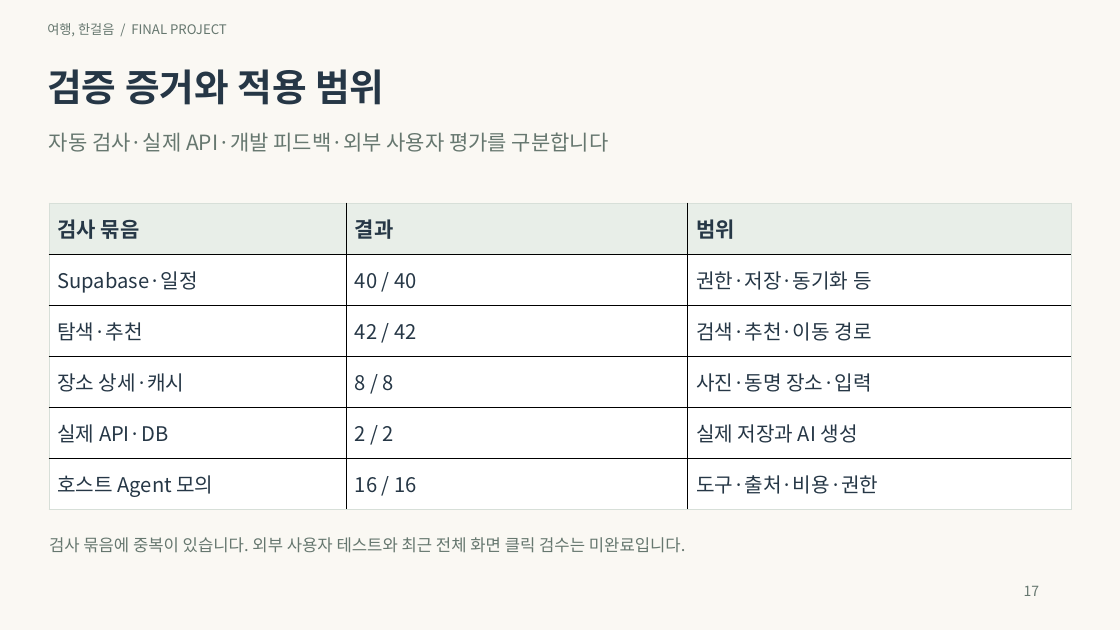
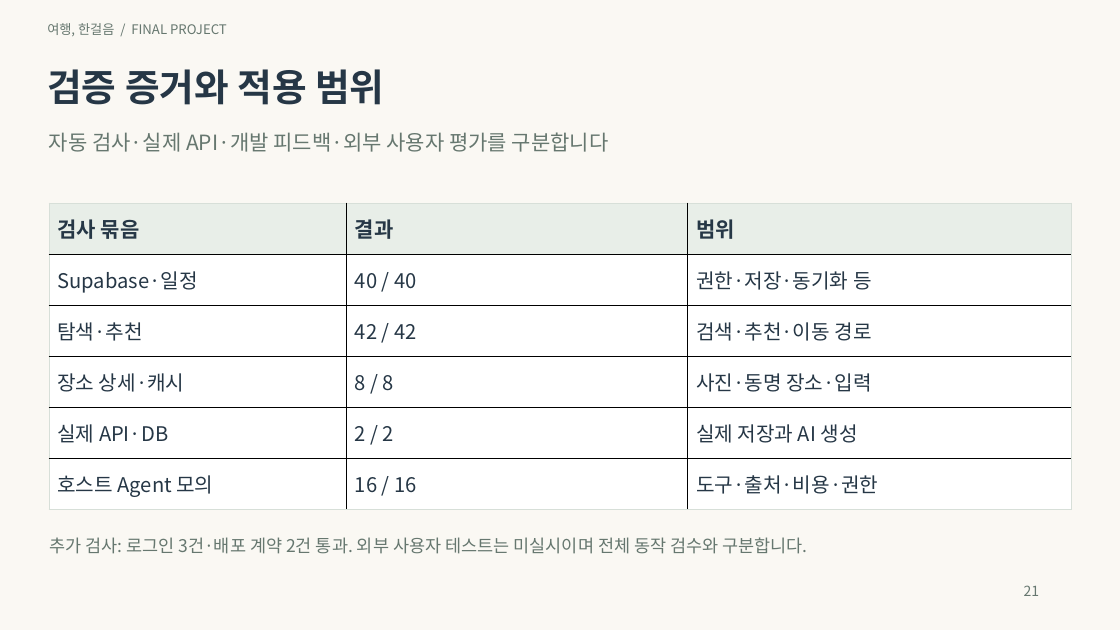
Before and after one commit to inyoung7-lab/AI-Travel-Planner, a slide deck: slide 21 of deliverables/final-project-20261025/04_프로젝트_기획발표.pptx (slide 17 before the commit). Drawn at 1120x630 pixels with LibreOffice and Linux fonts; fonts in the diff are those of the drawing. Boxes give left, top, right and bottom in pixels: in the first picture for what was removed or moved away, otherwise in the second. Text is boxed around its words. In the diff, an @@ line names an element or a change of style, - is before the commit and + after.

```diff
--- a/deliverables/final-project-20261025/04_프로젝트_기획발표.pptx
+++ b/deliverables/final-project-20261025/04_프로젝트_기획발표.pptx
@@ text at box(49, 537, 807, 554): text changed; size 14.2 to 15 pt @@
-검사 묶음에 중복이 있습니다. 외부 사용자 테스트와 최근 전체 화면 클릭 검수는 미완료입니다.
+추가 검사: 로그인 3건·배포 계약 2건 통과. 외부 사용자 테스트는 미실시이며 전체 동작 검수와 구분합니다.
@@ text at box(1024, 585, 1040, 596): text changed @@
-17
+21
```
Also in this commit, not shown: 12 other slides changed, 10 slides added, 43 other files.
